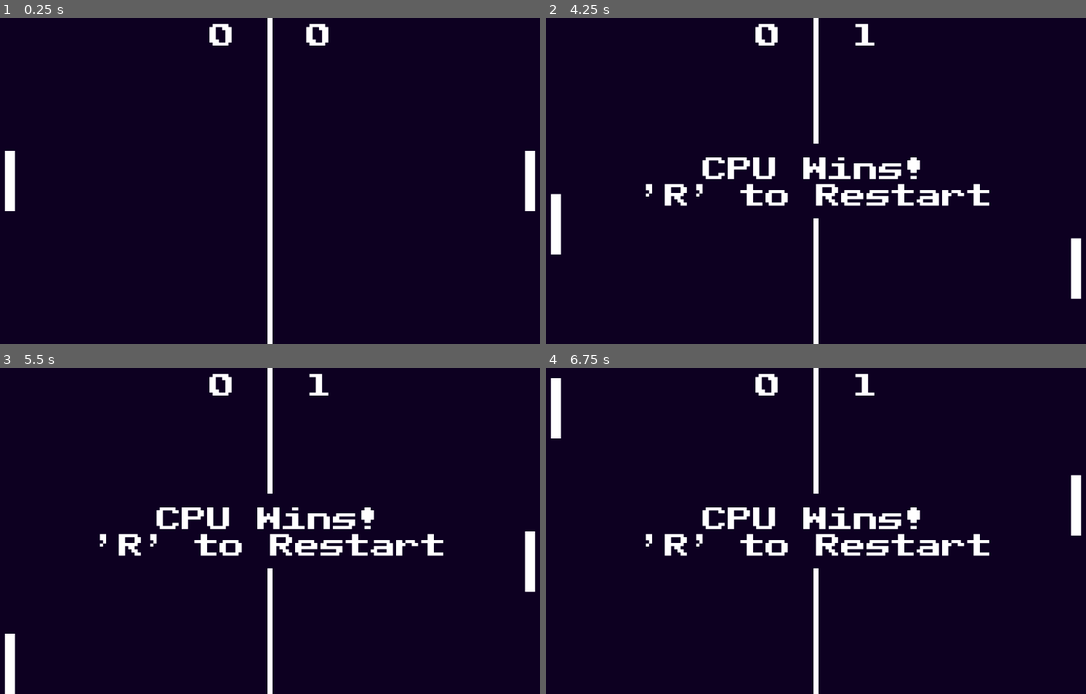
Above: before the commit, frames 1-4 (two rows, left to right).
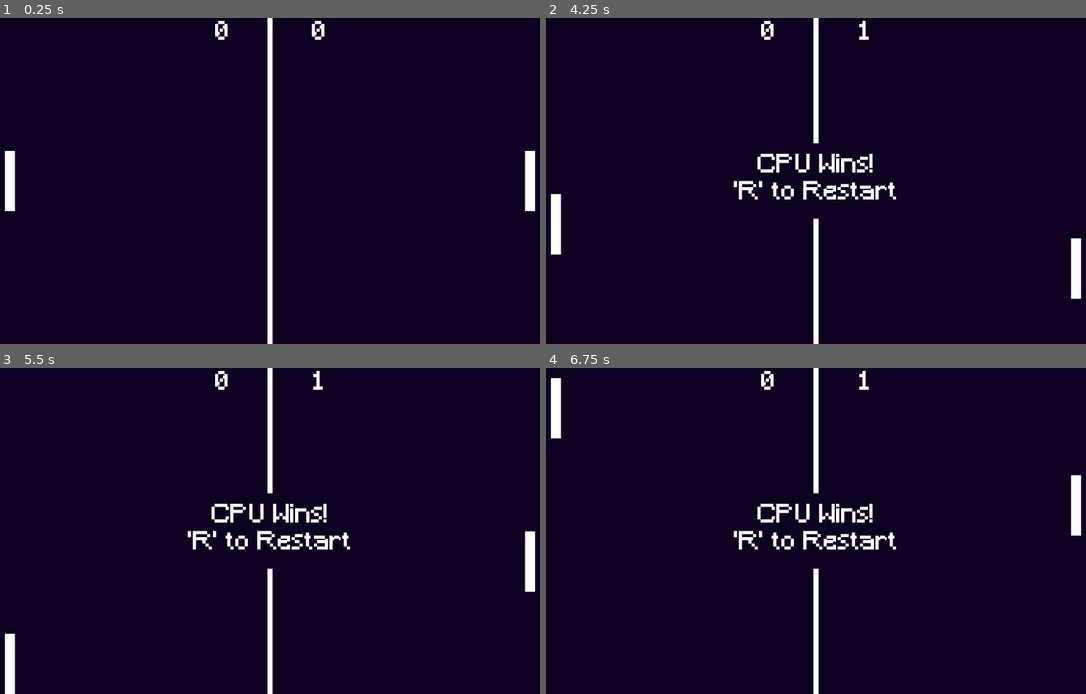
Above: after the commit, the same moments.

Repository: martindieck/battle-pong
Game: Godot game, scene res://scenes/main.tscn
Same seed, same stepped clock (60 frames per second), same inputs: the game is played once before the commit and once after it.
Inputs:
- Up to frame 1 (0.25 s): no input
- Up to frame 2 (4.25 s): tap Enter at 0.5 s; hold W (up) 0.53-1.28 s; hold E (activate) 0.53-1.28 s; hold S (down) 1.28-2.03 s; tap Shift (sprint) at 1.35, 2.85 s; hold E (activate) 2.03-2.78 s; hold W (up) 2.03-3.53 s; hold S (down) from 3.53 s (still down); hold E (activate) from 3.53 s (still down)
- Up to frame 3 (5.5 s): keep holding S (down); release E (activate) at 4.28 s; tap Shift (sprint) at 4.35 s; hold E (activate) from 5.03 s (still down)
- Up to frame 4 (6.75 s): release S (down) at 5.78 s; release E (activate) at 5.78 s; hold W (up) from 5.78 s (still down); tap Shift (sprint) at 5.85 s; hold E (activate) from 6.53 s (still down)

The runs differ from the first frame. In frame 1, 0.4% of the frame differs, in the area x 38-61%, y 0-9%; in frame 2, 3.8%, in the area x 18-83%, y 0-62%; in frame 3, 3.8%; in frame 4, 3.8%.

Commit message:
Added Minecraft font

Diff:
--- a/scenes/main.tscn
+++ b/scenes/main.tscn
@@ -1,12 +1,12 @@
 [gd_scene load_steps=16 format=3 uid="uid://dpg4t1p70mq85"]
 
 [ext_resource type="Texture2D" uid="uid://cnqj6f04c81u" path="res://Bg.png" id="1_kqsnd"]
-[ext_resource type="FontFile" uid="uid://cpeyrcmum0oad" path="res://pixel_font.ttf" id="2_v2aqo"]
 [ext_resource type="Script" path="res://scenes/main.gd" id="2_v7e8r"]
 [ext_resource type="Script" path="res://scenes/player.gd" id="3_eehaf"]
 [ext_resource type="Script" path="res://scenes/ball.gd" id="4_7sa8n"]
 [ext_resource type="Script" path="res://scenes/cpu.gd" id="4_v02r6"]
 [ext_resource type="AudioStream" uid="uid://dk4jptg0bf4uw" path="res://Boop Final.wav" id="6_cqbb0"]
+[ext_resource type="FontFile" uid="uid://ce8232pg2hhws" path="res://Minecraft.ttf" id="7_l22qe"]
 [ext_resource type="AudioStream" uid="uid://5guuaceuvv0t" path="res://Fanfare.wav" id="8_nm5ca"]
 
 [sub_resource type="RectangleShape2D" id="RectangleShape2D_38b2i"]
@@ -131,7 +131,7 @@
 offset_top = 5.0
 offset_right = 506.0
 offset_bottom = 55.0
-theme_override_fonts/font = ExtResource("2_v2aqo")
+theme_override_fonts/font = ExtResource("7_l22qe")
 theme_override_font_sizes/font_size = 50
 text = "0"
 horizontal_alignment = 1
@@ -142,7 +142,7 @@
 offset_top = 5.0
 offset_right = 698.0
 offset_bottom = 55.0
-theme_override_fonts/font = ExtResource("2_v2aqo")
+theme_override_fonts/font = ExtResource("7_l22qe")
 theme_override_font_sizes/font_size = 50
 text = "0"
 horizontal_alignment = 1
@@ -162,7 +162,7 @@
 offset_bottom = 25.0
 grow_horizontal = 2
 grow_vertical = 2
-theme_override_fonts/font = ExtResource("2_v2aqo")
+theme_override_fonts/font = ExtResource("7_l22qe")
 theme_override_font_sizes/font_size = 50
 theme_override_styles/normal = SubResource("StyleBoxFlat_qbd3y")
 text = "Announcement"
Binary file added: Minecraft.ttf
Not shown, added: Minecraft.ttf.import
